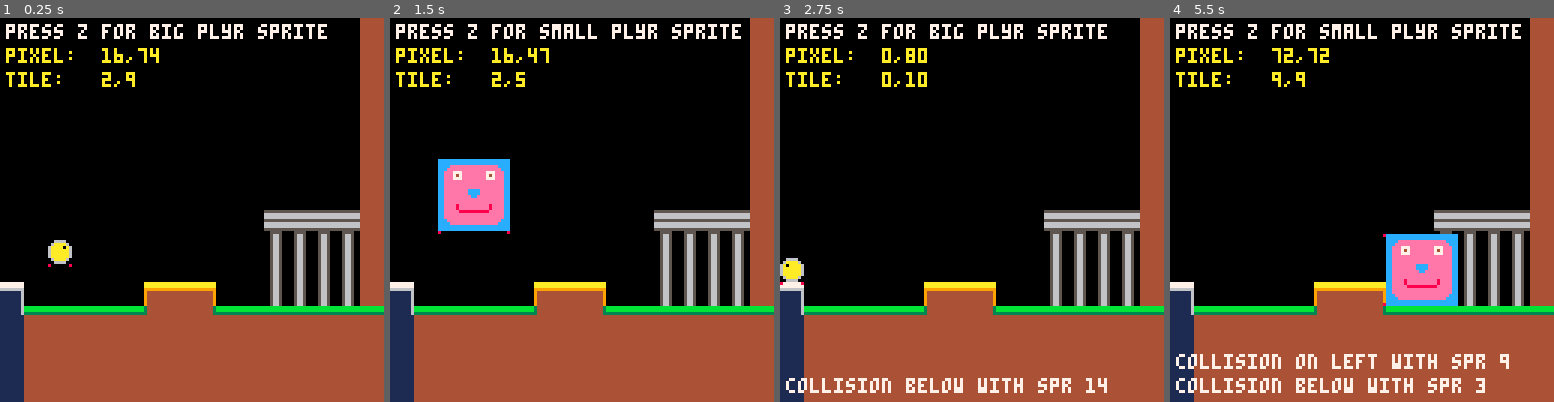
Above: before the commit, frames 1-4 (left to right).
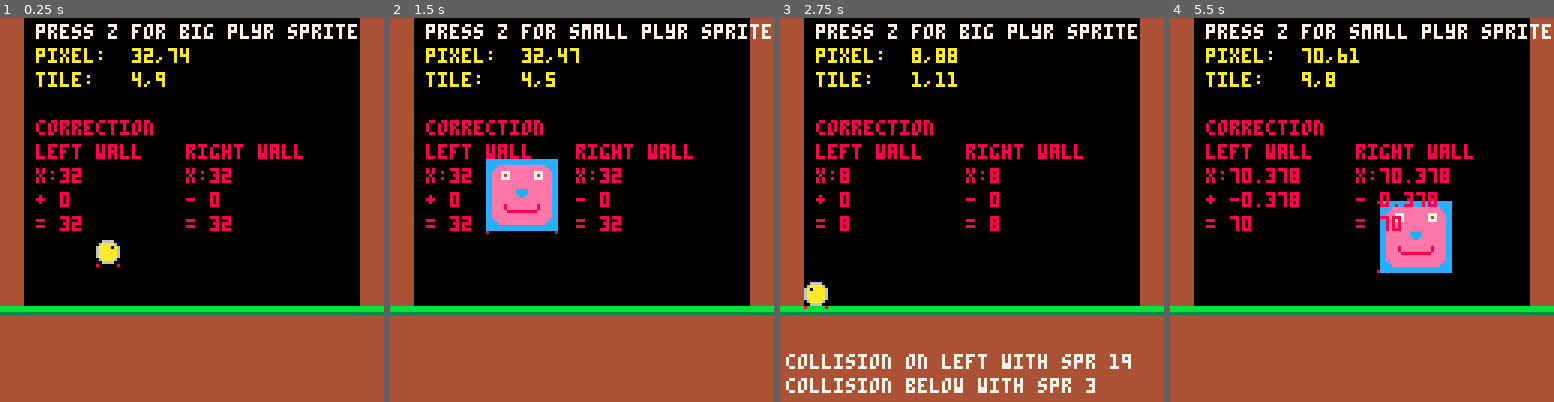
Above: after the commit, the same moments.

Repository: matthewdimatteo/helloworld
Game: PICO-8 cartridge sidescroller01_map_collision.p8
Two runs of this game, one before a commit and one after it. Both use one fixed random seed, a clock stepped at 60 frames per second and the inputs below.
Inputs:
- Up to frame 1 (0.25 s): no input
- Up to frame 2 (1.5 s): tap O (Z key) at 0.33, 0.7, 1.43 s; tap X (X key) at 1.07 s
- Up to frame 3 (2.75 s): hold Left 1.97-2.37 s; tap X (X key) at 2.07, 2.4, 2.73 s; tap O (Z key) at 2.22 s; hold Down from 2.42 s (still down)
- Up to frame 4 (5.5 s): release Down at 2.82 s; hold Right 2.87-3.53 s; tap X (X key) every 0.33 s from 3.07 to 5.4 s; tap O (Z key) at 3.1, 3.98, 4.87 s; hold Up 3.58-4.08 s; hold Right 4.13-4.53 s; hold Down 4.58-5.08 s; hold Left from 5.13 s (still down)

The runs differ from the first frame. In frame 1, 17% of the frame differs, in the area x 0-94%, y 0-100%; in frame 2, 22%; in frame 3, 18%; in frame 4, 23%, in the area x 0-100%, y 0-100%.

Commit message:
Add files via upload

Diff:
--- a/sidescroller01_map_collision.p8
+++ b/sidescroller01_map_collision.p8
@@ -53,17 +52,30 @@
 
 	-- instructions: z to swap spr
 	if big==false then
-		print("press z for big plyr sprite",2,2,7)
+		print("press z for big plyr sprite",12,2,7)
 	elseif big==true then
-		print("press z for small plyr sprite",2,2,7)
+		print("press z for small plyr sprite",12,2,7)
 	end
 
 	-- print player pixel and tile position
-	print("pixel:  "..flr(plyr.x)..","..flr(plyr.y),2,10,10)
+	print("pixel:  "..flr(plyr.x)..","..flr(plyr.y),12,10,10)
 	if plyr.tile_x
 	and plyr.tile_y then
-		print("tile:   "..plyr.tile_x..","..plyr.tile_y,2,18,10)
+		print("tile:   "..plyr.tile_x..","..plyr.tile_y,12,18,10)
 	end -- end if
+
+	-- print left correction
+	print("correction",12,34,8)
+	print("left wall",12,42,8)
+	print("x:"..plyr.x,12,50,8)
+	print("+ "..fixl,12,58,8)
+	print("= "..plyr.x+fixl,12,66,8)
+
+	-- print right correction
+	print("right wall",62,42,8)
+	print("x:"..plyr.x,62,50,8)
+	print("- "..fixr,62,58)
+	print("= "..plyr.x-fixr,62,66)
 
 	-- draw collision hitboxes
 	rect(hx1,hy1,hx1,hy1,8)
@@ -118,7 +130,7 @@
 	end -- end if big
 
  	-- pixel position
-	plyr.x=16
+	plyr.x=32
 	plyr.y=64
 
 	-- width/height for sprite
@@ -260,29 +272,45 @@
 		plyr.dy=0 -- stop jumping
 	end -- end if mcollide up
 
+	-- set speed limit
+	if big == true then
+		maxdx=2
+	else
+		maxdx=3
+	end
+
+	-- apply speed limit
+	if plyr.dx < -maxdx then
+		plyr.dx = -maxdx
+	end
+	if plyr.dx > maxdx then
+		plyr.dx = maxdx
+	end
+
+	-- correct position on left
+	-- and right
+	fixl=1-((plyr.x+1)%8)
+	fixr=((plyr.x+plyr.w+1)%8)-1
+
 	-- collide with solid on left
-	if mcollide(plyr,"left",solid)
-
-	-- allows movement to right
-	and not btn(➡️)
-
+	if plyr.dx < 0 and
+	mcollide(plyr,"left",solid)
 	then
 		plyr.dx=0 -- stop moving l/r
-	end -- end if mcollide
+
+		-- don't get stuck in wall
+		plyr.x+=fixl
+	end -- end if plyr.dx<0
 
  	-- collide with solid on right
-	if mcollide(plyr,"right",solid)
-
-	-- allows movement to left
-	and not btn(⬅️)
-
+	if plyr.dx > 0 and
+	mcollide(plyr,"right",solid)
 	then
 		plyr.dx=0 -- stop moving l/r
 
 		-- don't get stuck in wall
-		plyr.x-=
-		((plyr.x+plyr.w+1)%8)-1
-	end -- end if mcollide
+		plyr.x-=fixr
+	end -- end if plyr.dx>0
 
 	-- update x and y positions by
 	-- the change calculated
@@ -522,27 +550,27 @@
 0000010101000003030300000505050000010101010103030103030505000505004180000000010000000000808080000000000901000000200000000000000000000000000000000000000000000000000000000000000000000000000000000000000000000000000000000000000000000000000000000000000000000000
 0000000000000000000000000000000000000000000000000000000000000000000000000000000000000000000000000000000000000000000000000000000000000000000000000000000000000000000000000000000000000000000000000000000000000000000000000000000000000000000000000000000000000000
 __map__
-0000000000000000000000000000001818000000000000000000000000000000000000000000000000000000000000000000000000000000000000000000000000000000000000000000000000000000000000000000000000000000000000000000000000000000000000000000000000000000000000000000000000000000
-0000000000000000000000000000001818000000000000000000000000000000000000000000000000000000000000000000000000000000000000000000000000000000000000000000000000000000000000000000000000000000000000000000000000000000000000000000000000000000000000000000000000000000
-0000000000000000000000000000001818000000000000000000000000000000000000000000000000000000000000000000000000000000000000000000000000000000000000000000000000000000000000000000000000000000000000000000000000000000000000000000000000000000000000000000000000000000
-0000000000000000000000000000001818000000000000000000000000000000000000000000000000000000000000000000000000000000000000000000000000000000000000000000000000000000000000000000000000000000000000000000000000000000000000000000000000000000000000000000000000000000
-0000000000000000000000000000001818000000000000000000000000000000000000000000000000000000000000000000000000000000000000000000000000000000000000000000000000000000000000000000000000000000000000000000000000000000000000000000000000000000000000000000000000000000
-0000000000000000000000000000001818000000000000000000000000000000000000000000000000000000000000000000000000000000000000000000000000000000000000000000000000000000000000000000000000000000000000000000000000000000000000000000000000000000000000000000000000000000
-0000000000000000000000000000001818000000000000000000000000000000000000000000000000000000000000000000000000000000000000000000000000000000000000000000000000000000000000000000000000000000000000000000000000000000000000000000000000000000000000000000000000000000
-0000000000000000000000000000001818000000000000000000000000000000000000000000000000000000000000000000000000000000000000000000000000000000000000000000000000000000000000000000000000000000000000000000000000000000000000000000000000000000000000000000000000000000
-0000000000000000000000262626261818000000000000000000000000000000000000000000000000000000000000000000000000000000000000000000000000000000000000000000000000000000000000000000000000000000000000000000000000000000000000000000000000000000000000000000000000000000
-0000000000000000000000363636361818000000000000000000000000000000000000000000000000000000000000260000000000000000000000000000002600000000000000000000000000000026000000000000000000000000000000260000000000000000000000000000002600000000000000000000000000000000
-0000000000000000000000363636361818000000000000000000000000000000000000000000000000000000000000360000000000000000000000000000003600000000000000000000000000000036000000000000000000000000000000360000000000000000000000000000003600000000000000000000000000000000
-0e00000000000708090000363636361818000000000000000000000000000000000000000000000000000000000000360000000000000000000000000000003600000000000000000000000000000036000000000000000000000000000000360000000000000000000000000000003600000000000000000000000000000038
-1e03030303031213140303030303030303031111110303030311111111000000001111111111111111111111111111111111111111111111111111111111111111111111111111111111111111111111111111111111111111111111111111111111111111111111111111111111111111111111111111111111111111111111
-1d13131313131313131313131313131313131313131313131313131313000000001313131313131313131313131313131313131313131313131313131313131313131313131313131313131313131313131313131313131313131313131313131313131313131313131313131313131313131313131313131313131313131313
-1d13131313131313131313131313131313131313131313131313131313000000001313131313131313131313131313131313131313131313131313131313131313131313131313131313131313131313131313131313131313131313131313131313131313131313131313131313131313131313131313131313131313131313
-1d131313131313131313131313131313131313131313131313131313132e2e2e2e1313131313131313131313131313131313131313131313131313131313131313131313131313131313131313131313131313131313131313131313131313131313131313131313131313131313131313131313131313131313131313131313
-…(8 lines of a section not shown)…
+1300000000000000000000000000001818000000000000000000000000000000000000000000000000000000000000000000000000000000000000000000000000000000000000000000000000000000000000000000000000000000000000000000000000000000000000000000000000000000000000000000000000000000
+1300000000000000000000000000001818000000000000000000000000000000000000000000000000000000000000000000000000000000000000000000000000000000000000000000000000000000000000000000000000000000000000000000000000000000000000000000000000000000000000000000000000000000
+1300000000000000000000000000001818000000000000000000000000000000000000000000000000000000000000000000000000000000000000000000000000000000000000000000000000000000000000000000000000000000000000000000000000000000000000000000000000000000000000000000000000000000
+1300000000000000000000000000001818000000000000000000000000000000000000000000000000000000000000000000000000000000000000000000000000000000000000000000000000000000000000000000000000000000000000000000000000000000000000000000000000000000000000000000000000000000
+1300000000000000000000000000001818000000000000000000000000000000000000000000000000000000000000000000000000000000000000000000000000000000000000000000000000000000000000000000000000000000000000000000000000000000000000000000000000000000000000000000000000000000
+1300000000000000000000000000001818000000000000000000000000000000000000000000000000000000000000000000000000000000000000000000000000000000000000000000000000000000000000000000000000000000000000000000000000000000000000000000000000000000000000000000000000000000
+1300000000000000000000000000001818000000000000000000000000000000000000000000000000000000000000000000000000000000000000000000000000000000000000000000000000000000000000000000000000000000000000000000000000000000000000000000000000000000000000000000000000000000
+1300000000000000000000000000001818000000000000000000000000000000000000000000000000000000000000000000000000000000000000000000000000000000000000000000000000000000000000000000000000000000000000000000000000000000000000000000000000000000000000000000000000000000
+1300000000000000000000000000001818000000000000000000000000000000000000000000000000000000000000000000000000000000000000000000000000000000000000000000000000000000000000000000000000000000000000000000000000000000000000000000000000000000000000000000000000000000
+1300000000000000000000000000001818000000000000000000000000000000000000000000000000000000000000260000000000000000000000000000002600000000000000000000000000000026000000000000000000000000000000260000000000000000000000000000002600000000000000000000000000000000
+1300000000000000000000000000001818000000000000000000000000000000000000000000000000000000000000360000000000000000000000000000003600000000000000000000000000000036000000000000000000000000000000360000000000000000000000000000003600000000000000000000000000000000
+1300000000000000000000000000001818000000000000000000000000000000000000000000000000000000000000360000000000000000000000000000003600000000000000000000000000000036000000000000000000000000000000360000000000000000000000000000003600000000000000000000000000000038
+0303030303030303030303030303030303031111110303030311111111000000001111111111111111111111111111111111111111111111111111111111111111111111111111111111111111111111111111111111111111111111111111111111111111111111111111111111111111111111111111111111111111111111
+1313131313131313131313131313131313131313131313131313131313000000001313131313131313131313131313131313131313131313131313131313131313131313131313131313131313131313131313131313131313131313131313131313131313131313131313131313131313131313131313131313131313131313
+1313131313131313131313131313131313131313131313131313131313000000001313131313131313131313131313131313131313131313131313131313131313131313131313131313131313131313131313131313131313131313131313131313131313131313131313131313131313131313131313131313131313131313
+13131313131313131313131313131313131313131313131313131313132e2e2e2e1313131313131313131313131313131313131313131313131313131313131313131313131313131313131313131313131313131313131313131313131313131313131313131313131313131313131313131313131313131313131313131313
+…(8 lines of a section not shown)…
